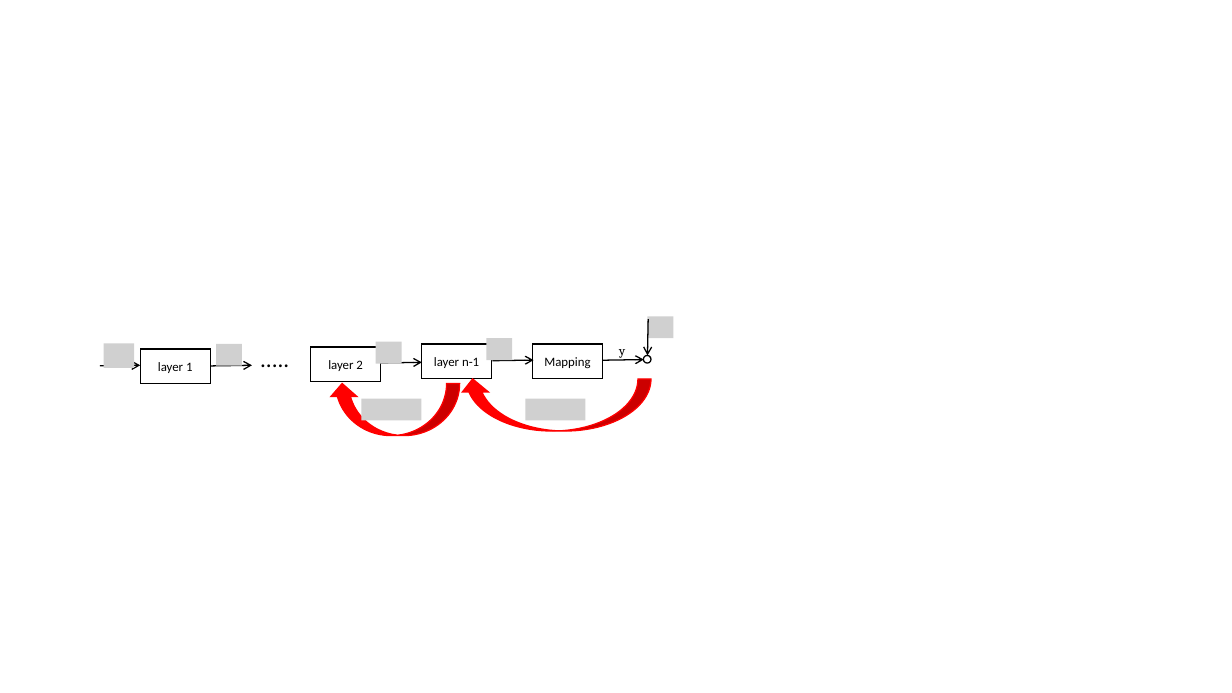
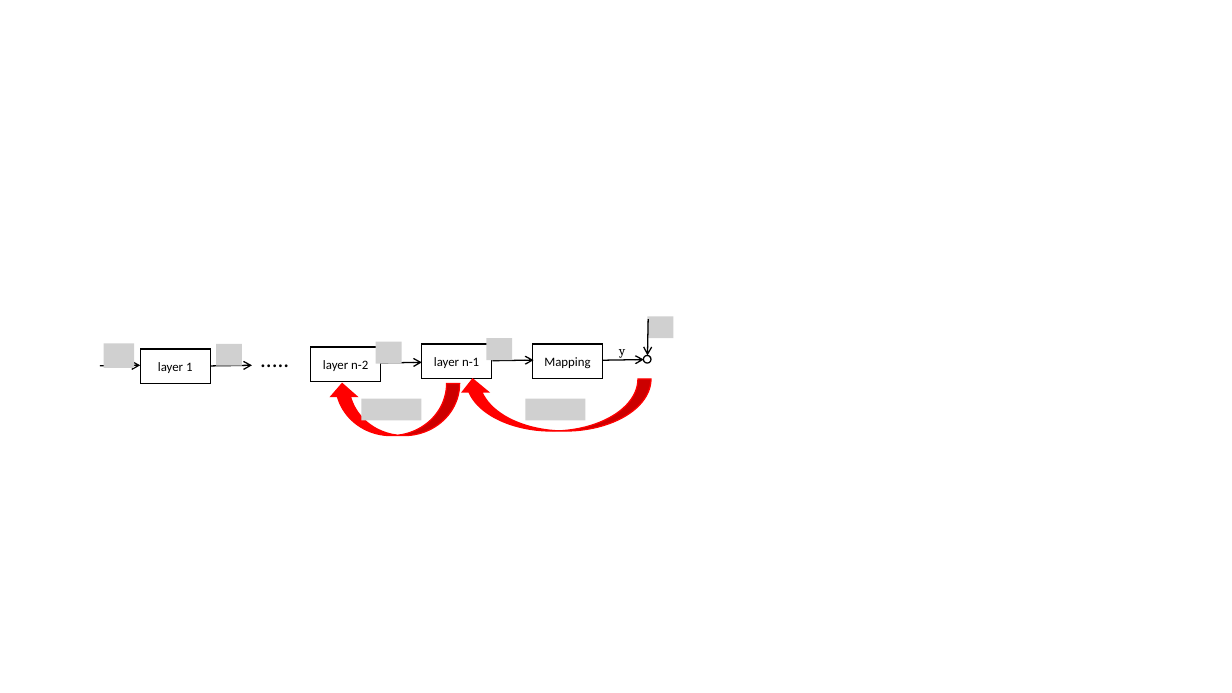
Before and after one commit to ShengzheOuyang/latex_template_students, a slide deck: slide 5 of 插图制作.pptx. Drawn at 1232x693 pixels with LibreOffice and Linux fonts; fonts in the diff are those of the drawing; grey boxes stand for pictures. Boxes give left, top, right and bottom in pixels: in the first picture for what was removed or moved away, otherwise in the second. Text is boxed around its words. In the diff, an @@ line names an element or a change of style, - is before the commit and + after.

```diff
--- a/插图制作.pptx
+++ b/插图制作.pptx
@@ text in rectangle at (323,360,368,371): text changed @@
-layer 2
+layer n-2
```
Also in this commit, not shown: 1 slide added, 3 other files.
